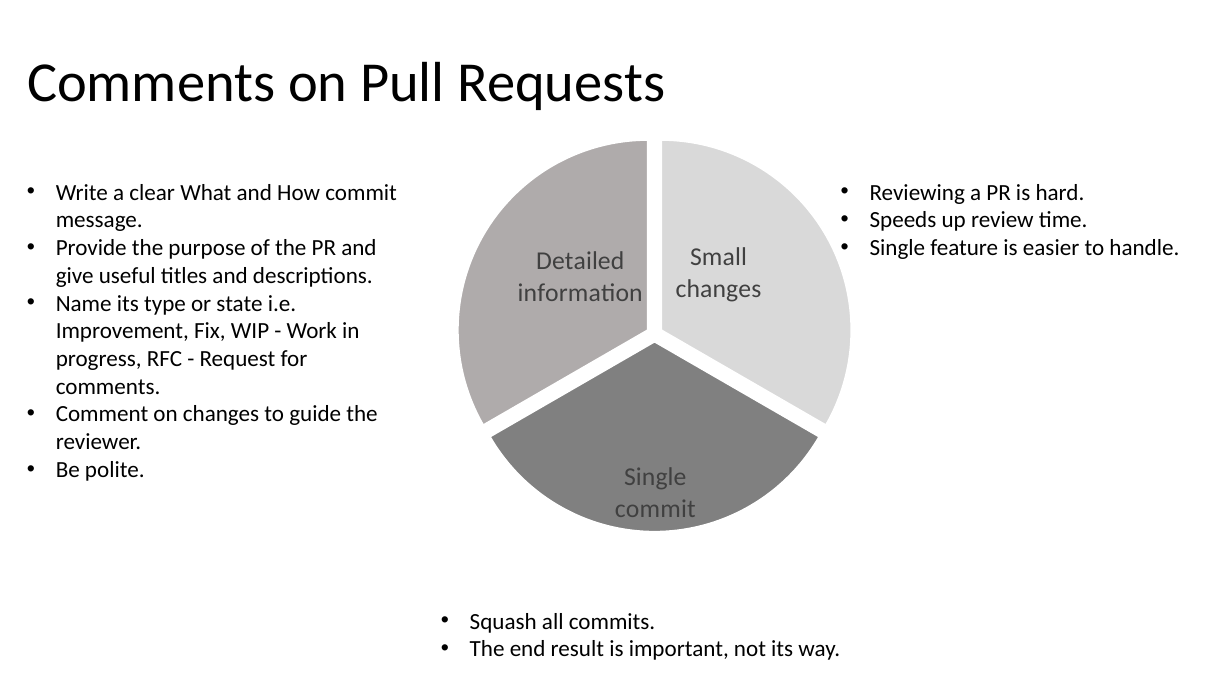
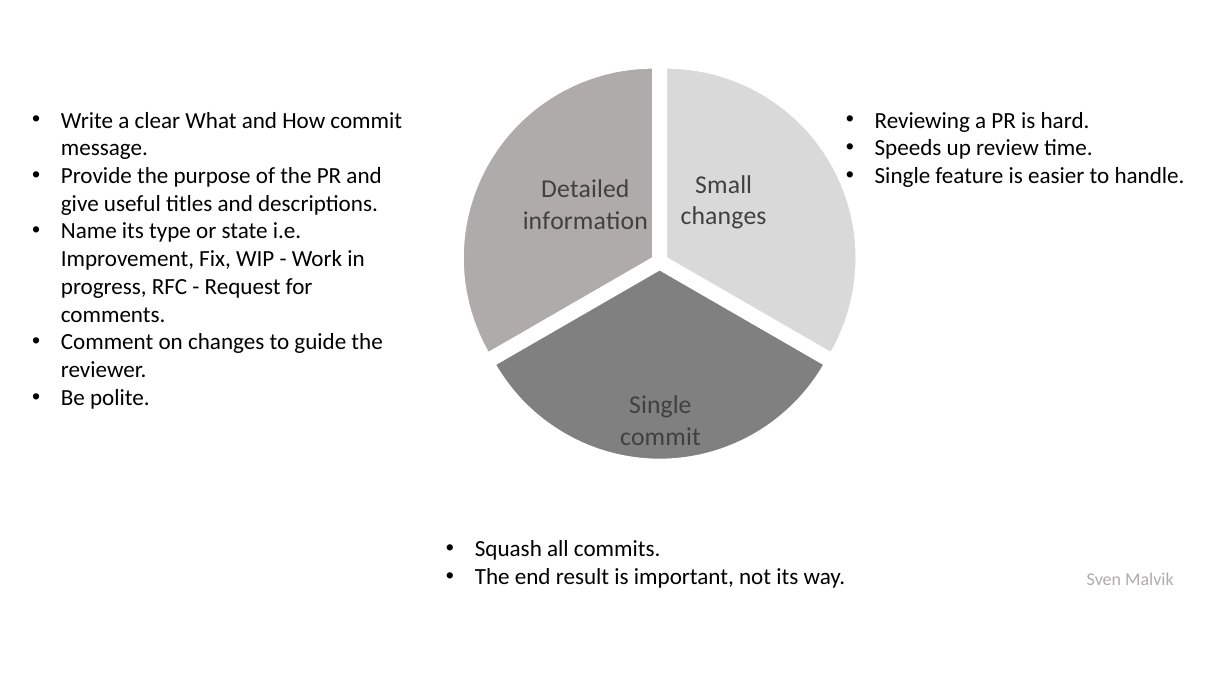
Before and after one commit to svenmalvik/insights, a slide deck: slide 1 of pull-request/pull-request.pptx. Drawn at 1232x693 pixels with LibreOffice and Linux fonts; fonts in the diff are those of the drawing. Boxes give left, top, right and bottom in pixels: in the first picture for what was removed or moved away, otherwise in the second. Text is boxed around its words. In the diff, an @@ line names an element or a change of style, - is before the commit and + after.

```diff
--- a/pull-request/pull-request.pptx
+++ b/pull-request/pull-request.pptx
@@ title removed at [27,61,666,110] @@
-Comments on Pull Requests
@@ 3 texts, 1 pie chart: place and size @@
-3 texts, 1 pie chart at [56,111,1179,660]
+3 texts, 1 pie chart at [61,39,1185,588]
@@ text added at [1087,572,1174,585], 14 pt, text #AFABAB @@
+Sven Malvik
```
Also in this commit, not shown: 5 other files.
